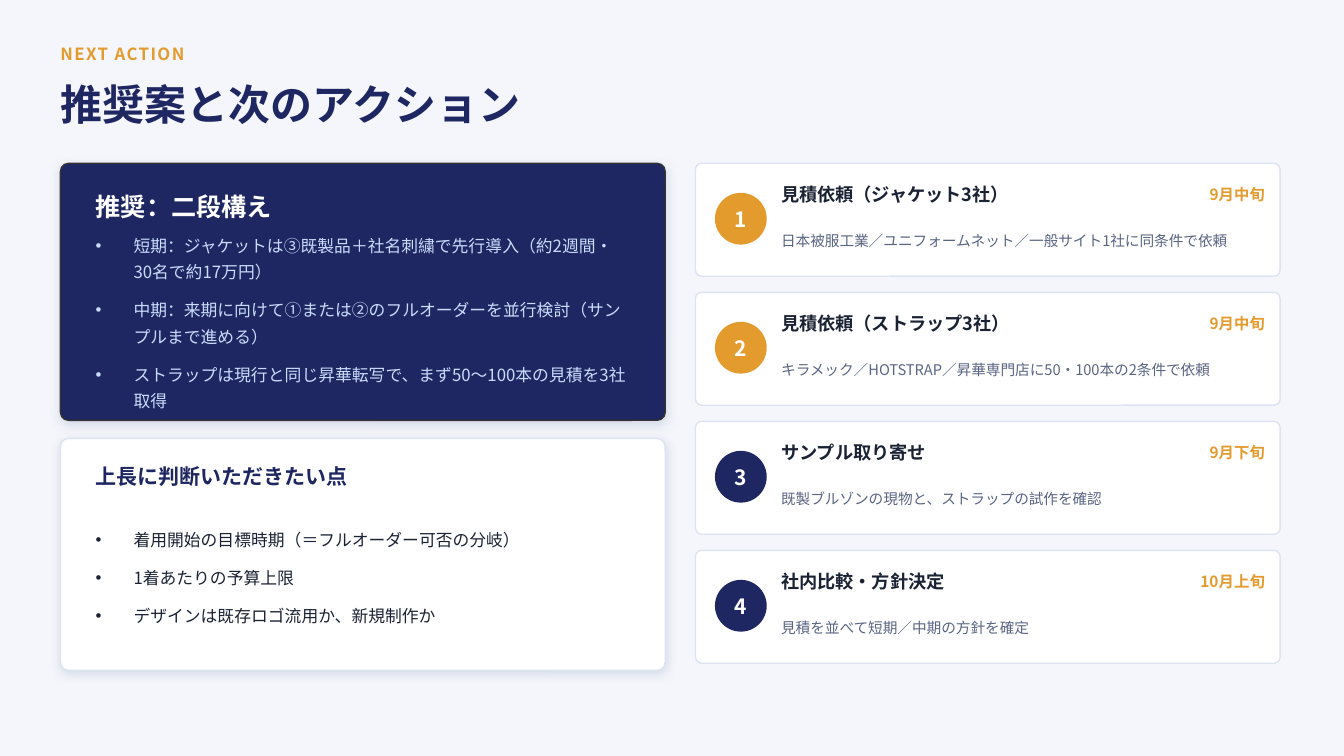
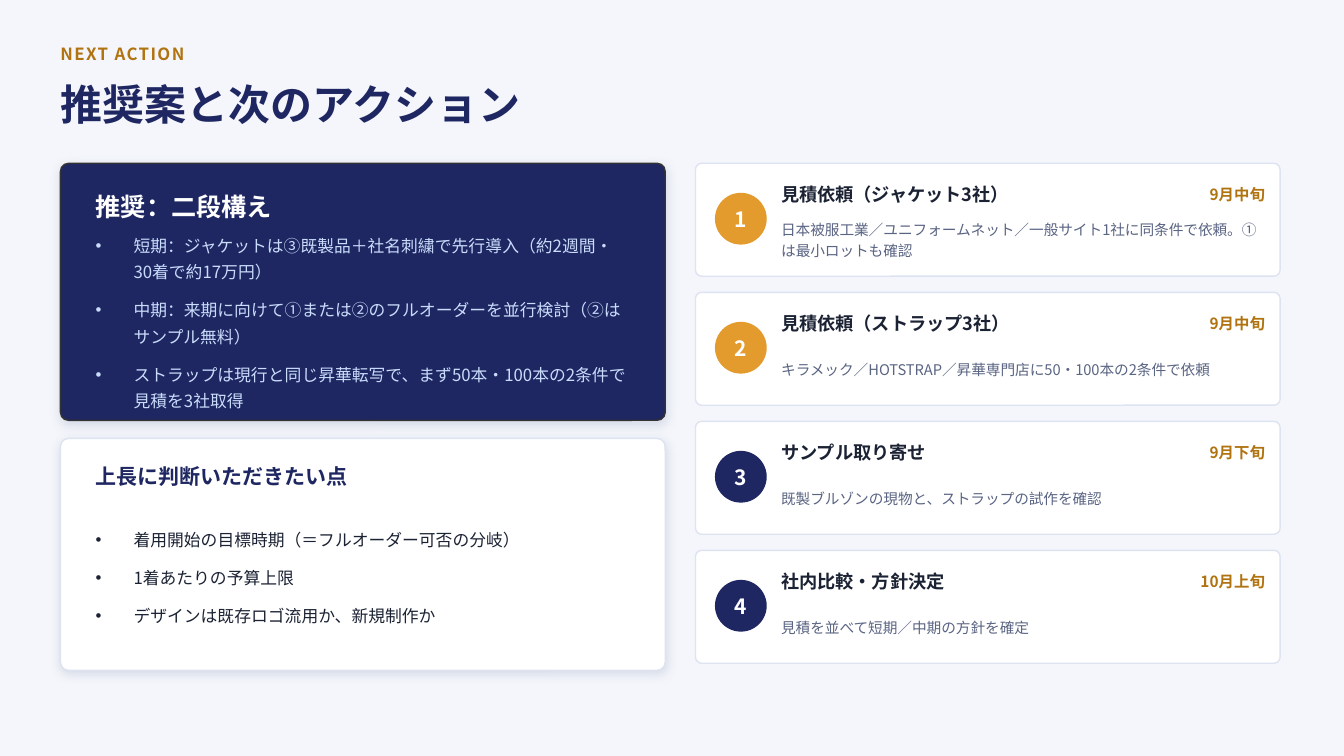
Before and after one commit to sou16hattori-rgb/claudecode_test, a slide deck: slide 11 of docs/工場ユニフォーム検討資料.pptx. Drawn at 1344x756 pixels with LibreOffice and Linux fonts; fonts in the diff are those of the drawing. Boxes give left, top, right and bottom in pixels: in the first picture for what was removed or moved away, otherwise in the second. Text is boxed around its words. In the diff, an @@ line names an element or a change of style, - is before the commit and + after.

```diff
--- a/docs/工場ユニフォーム検討資料.pptx
+++ b/docs/工場ユニフォーム検討資料.pptx
@@ text at (x1=134, y1=238, x2=626, y2=383): text changed @@
-• 短期：ジャケットは③既製品＋社名刺繍で先行導入（約2週間・30名で約17万円）
-• 中期：来期に向けて①または②のフルオーダーを並行検討（サンプルまで進める）
-• ストラップは現行と同じ昇華転写で、まず50〜100本の見積を3社取得
+• 短期：ジャケットは③既製品＋社名刺繍で先行導入（約2週間・30着で約17万円）
+• 中期：来期に向けて①または②のフルオーダーを並行検討（②はサンプル無料）
+• ストラップは現行と同じ昇華転写で、まず50本・100本の2条件で見積を3社取得
@@ text at (x1=781, y1=222, x2=1256, y2=236): text changed @@
-日本被服工業／ユニフォームネット／一般サイト1社に同条件で依頼
+日本被服工業／ユニフォームネット／一般サイト1社に同条件で依頼。①は最小ロットも確認
@@ text colour #E39B2E to #B0730F in 5 elements at (x1=60, y1=47, x2=185, y2=61), (x1=1210, y1=187, x2=1265, y2=202), (x1=1210, y1=316, x2=1265, y2=331), (x1=1210, y1=445, x2=1265, y2=460), (x1=1200, y1=574, x2=1265, y2=589) @@
```
Also in this commit, not shown: 11 other slides changed, 1 slide removed, 2 other files.
